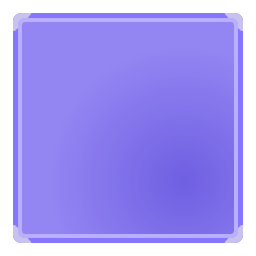
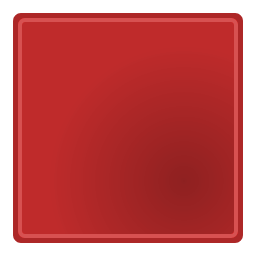
Layers edited between the first and the second 256 × 256 image:
painted on "innerborder" over [13, 13, 243, 243]
painted on "bg_grad" over [13, 13, 243, 243]
hid "selected" over [13, 13, 243, 243]
painted on "bg" over [13, 13, 243, 243]
